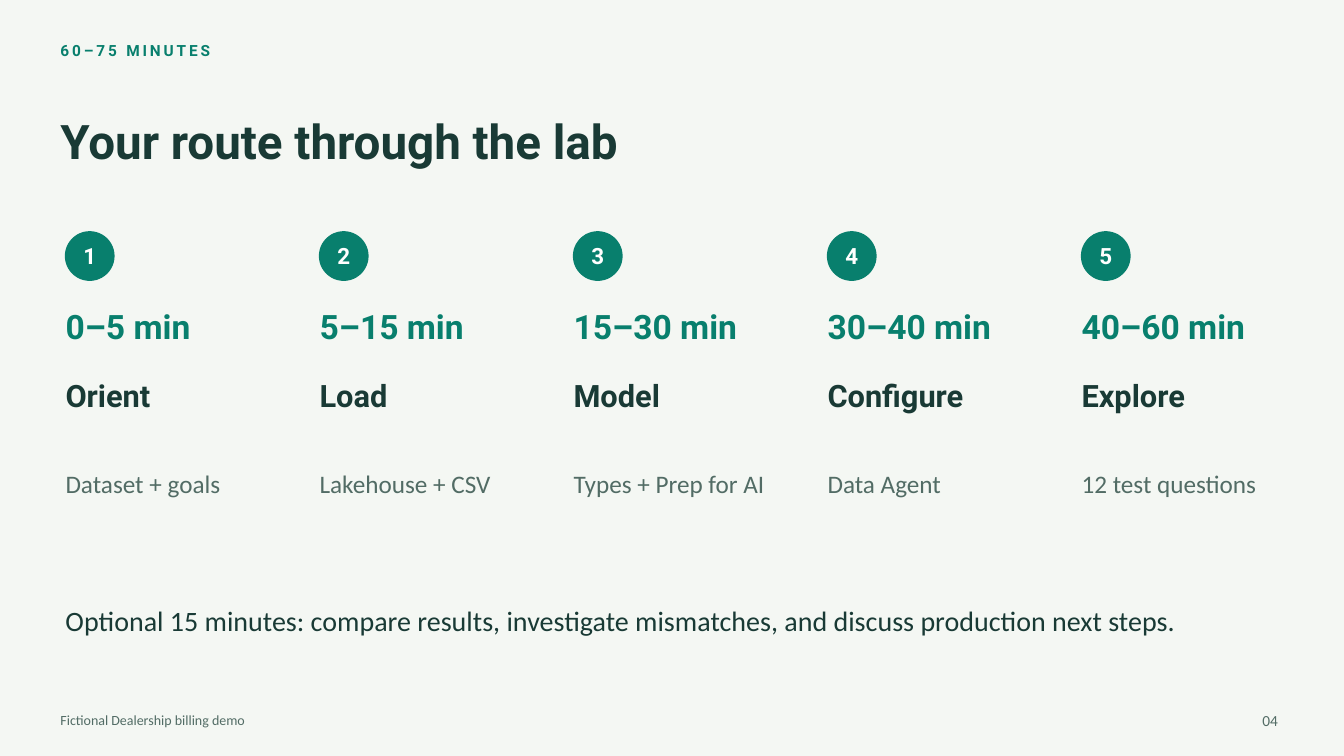
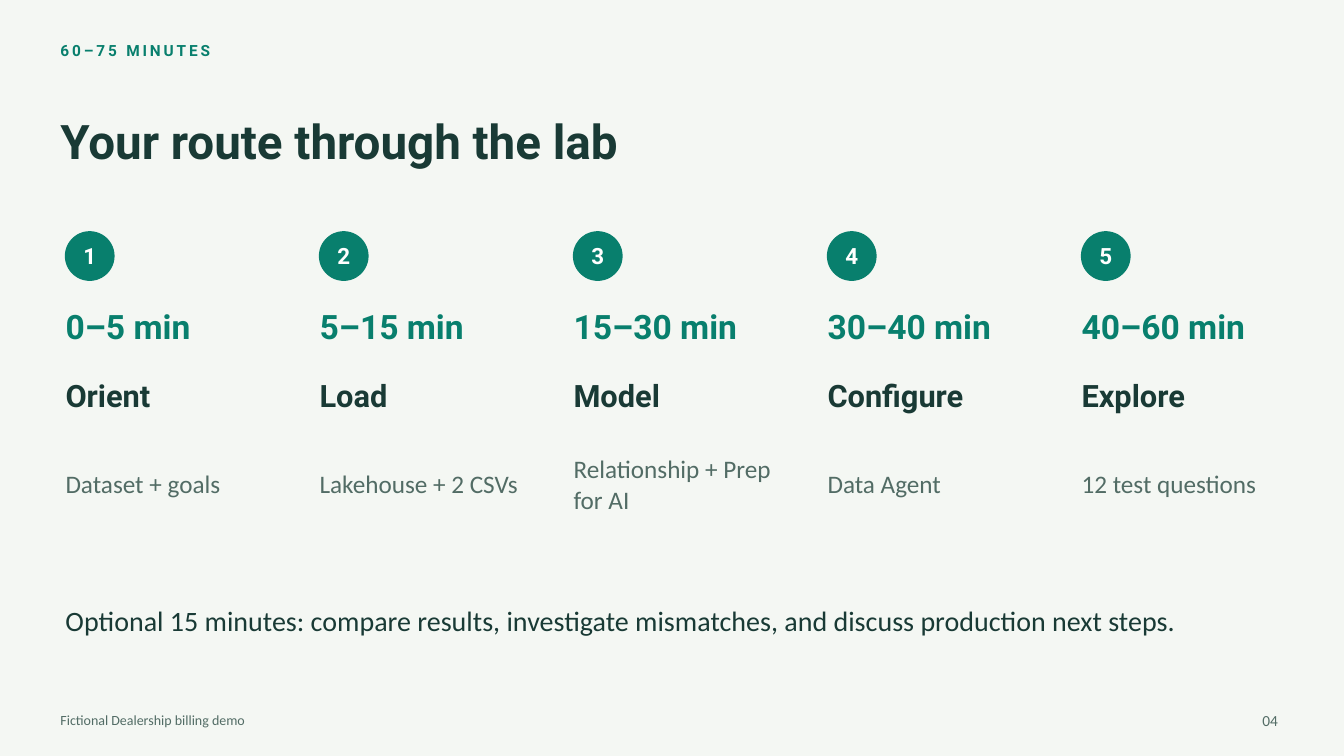
Before and after one commit to krepko7/FabricDataAgents1, a slide deck: slide 4 of workshop-express/Workshop-Express.pptx. Drawn at 1344x756 pixels with LibreOffice and Linux fonts; fonts in the diff are those of the drawing. Boxes give left, top, right and bottom in pixels: in the first picture for what was removed or moved away, otherwise in the second. Text is boxed around its words. In the diff, an @@ line names an element or a change of style, - is before the commit and + after.

```diff
--- a/workshop-express/Workshop-Express.pptx
+++ b/workshop-express/Workshop-Express.pptx
@@ text at box(320, 475, 518, 493): text changed @@
-Lakehouse + CSV
+Lakehouse + 2 CSVs
@@ text at box(574, 460, 770, 509): text changed @@
-Types + Prep for AI
+Relationship + Prep for AI
```
Also in this commit, not shown: 7 other slides changed, 1 slide added, 1 slide removed, 7 other files.
